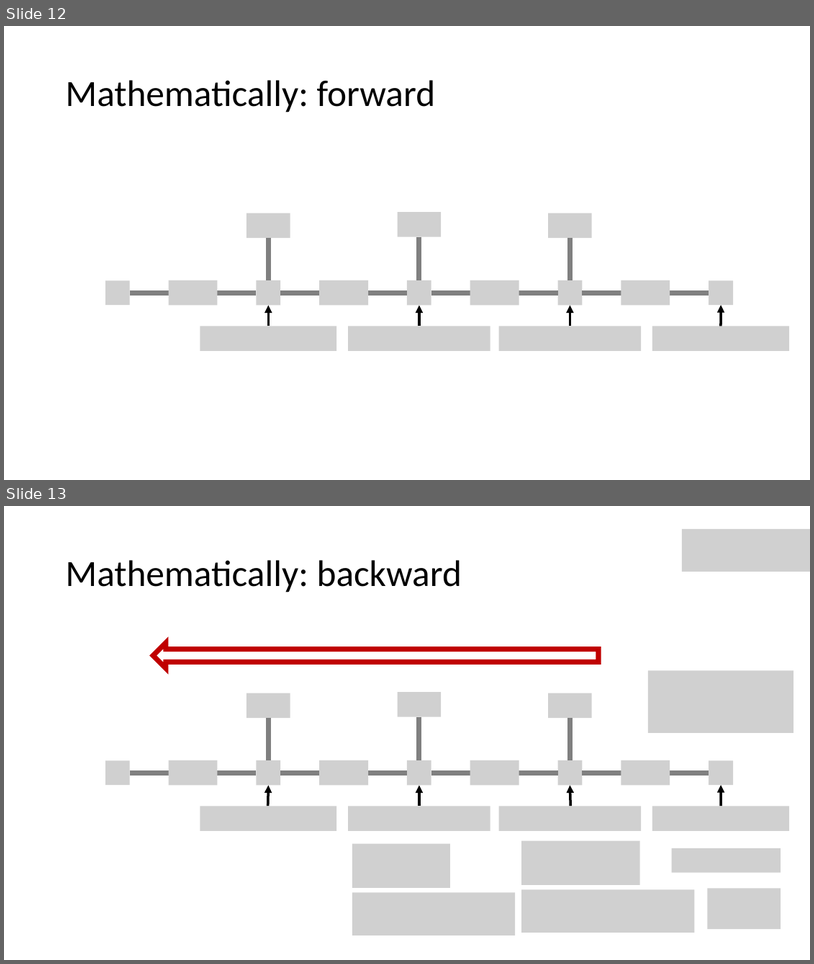
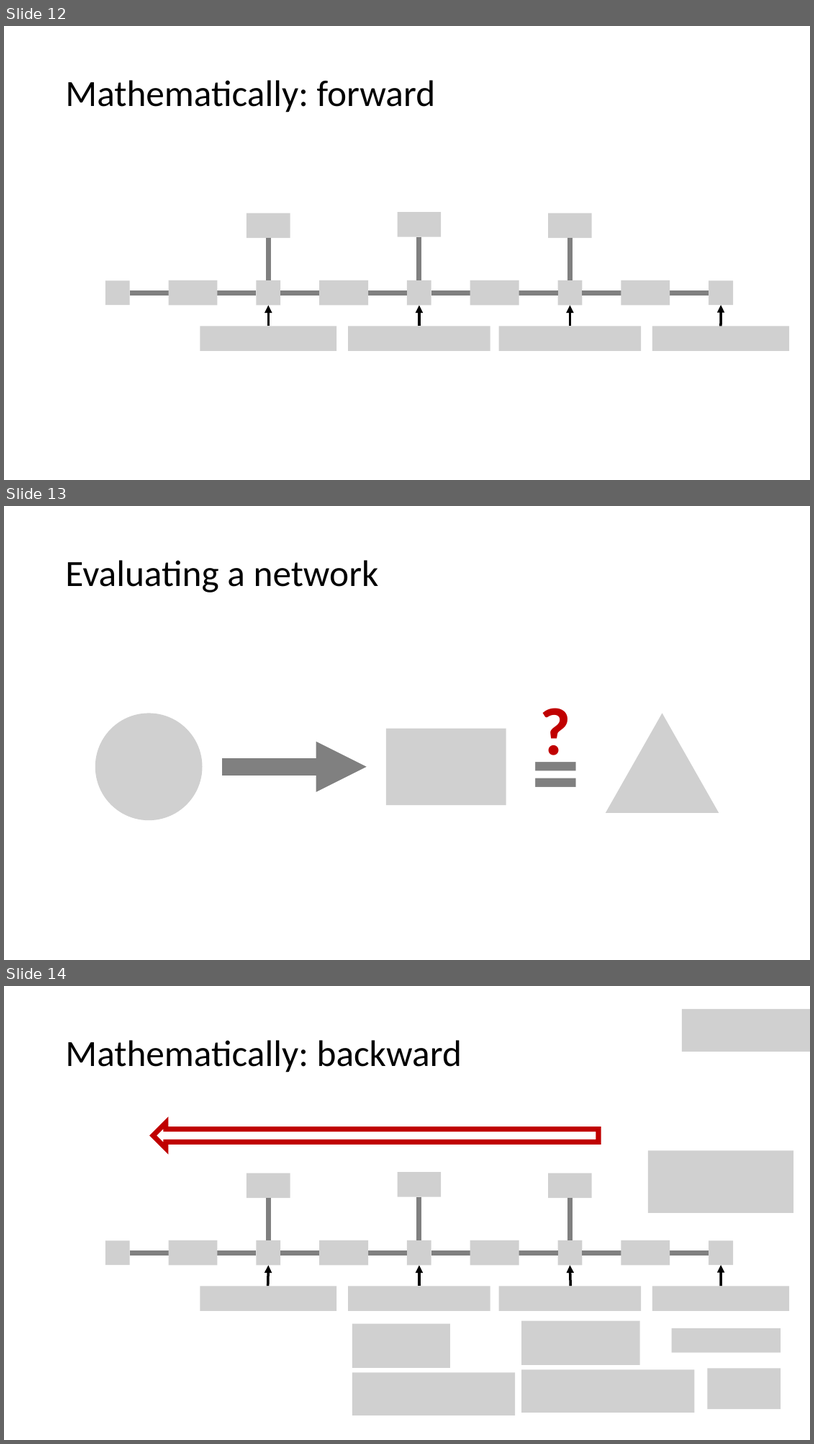
Before and after one commit to PRF-Development/DataAnalysisExtras, a slide deck: TeachingNetwoks.pptx. Shown one above the other, each under a label of ours: slides 12 and 13 before the commit, slides 12, 13 and 14 after it. The pictures are 814x964 and 814x1444 pixels, drawn with LibreOffice and Linux fonts; fonts in the diff are those of the drawing; grey boxes stand for pictures. Boxes give left, top, right and bottom in pixels: in the first picture for what was removed or moved away, otherwise in the second. Text is boxed around its words. In the diff, an @@ line names an element or a change of style, - is before the commit and + after.

Commit message:
evaluating network

```diff
--- a/TeachingNetwoks.pptx
+++ b/TeachingNetwoks.pptx
@@ slide 13 added at <box>4,506,810,960</box>, background #FFFFFF @@
@@ title added at <box>65,560,379,592</box>, 44 pt, text #000000 @@
+Evaluating a network
@@ text added at <box>535,685,578,772</box>, 80 pt, text #C00000, bold @@
+?
@@ picture added at <box>95,713,203,820</box> @@
@@ text added at <box>526,705,586,829</box>, 115 pt, text #808080, bold @@
+=
@@ picture added at <box>606,713,719,813</box> @@
@@ picture added at <box>386,728,506,805</box> @@
@@ arrow added from (222, 767) to (367, 767), #808080 20 pt @@
@@ what was slide 13 is now slide 14 @@
```
